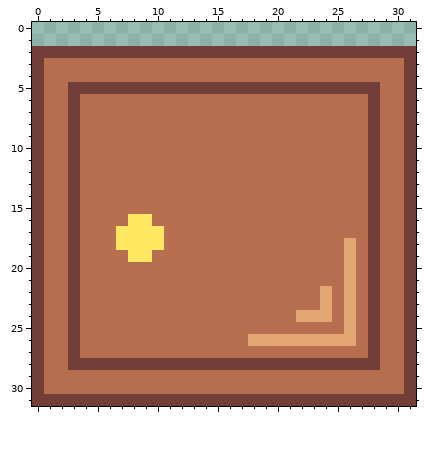
Pixel-art sprite -- Assets/Sprites/Doors/doorHorOpLeft1.png. The first picture shows the starting point.
The file is 32x32 pixels.
And afterwards:
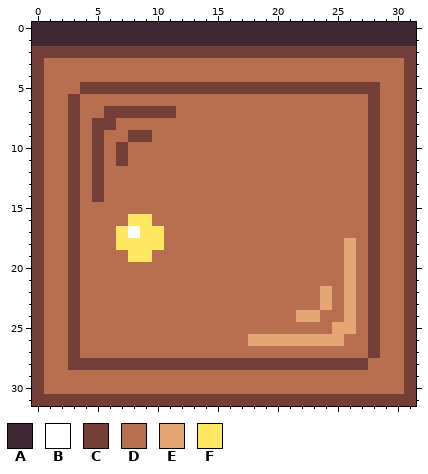
Palette (. is transparent): A #3f2832  B #ffffff  C #743f39  D #b86f50  E #e4a672  F #ffe762
Change:
@@ x 0..31 @@
- 0 ................................
- 1 ................................
+ 0 AAAAAAAAAAAAAAAAAAAAAAAAAAAAAAAA
+ 1 AAAAAAAAAAAAAAAAAAAAAAAAAAAAAAAA
  2 CCCCCCCCCCCCCCCCCCCCCCCCCCCCCCCC
@@ x 1..13 @@
  4 DDDDDDDDDDDDD
- 5 DDCCCCCCCCCCC
+ 5 DDDCCCCCCCCCC
  6 DDCDDDDDDDDDD
- 7 DDCDDDDDDDDDD
- 8 DDCDDDDDDDDDD
- 9 DDCDDDDDDDDDD
-10 DDCDDDDDDDDDD
-11 DDCDDDDDDDDDD
-12 DDCDDDDDDDDDD
-13 DDCDDDDDDDDDD
-14 DDCDDDDDDDDDD
+ 7 DDCDDCCCCCCDD
+ 8 DDCDCCDDDDDDD
+ 9 DDCDCDDCCDDDD
+10 DDCDCDCDDDDDD
+11 DDCDCDCDDDDDD
+12 DDCDCDDDDDDDD
+13 DDCDCDDDDDDDD
+14 DDCDCDDDDDDDD
 15 DDCDDDDDDDDDD
 16 DDCDDDDFFDDDD
-17 DDCDDDFFFFDDD
+17 DDCDDDFBFFDDD
 18 DDCDDDFFFFDDD
@@ x 22..30 @@
 23 DDEDEDCDD
-24 EEEDEDCDD
-25 DDDDEDCDD
-26 EEEEEDCDD
+24 EEDDEDCDD
+25 DDDEEDCDD
+26 EEEEDDCDD
 27 DDDDDDCDD
-28 CCCCCCCDD
+28 CCCCCCDDD
 29 DDDDDDDDD
Boxes around the changes in both pictures, in picture pixels (x1, y1, x2, y2):
changed: (32, 22, 416, 238)
changed: (320, 310, 380, 370)
